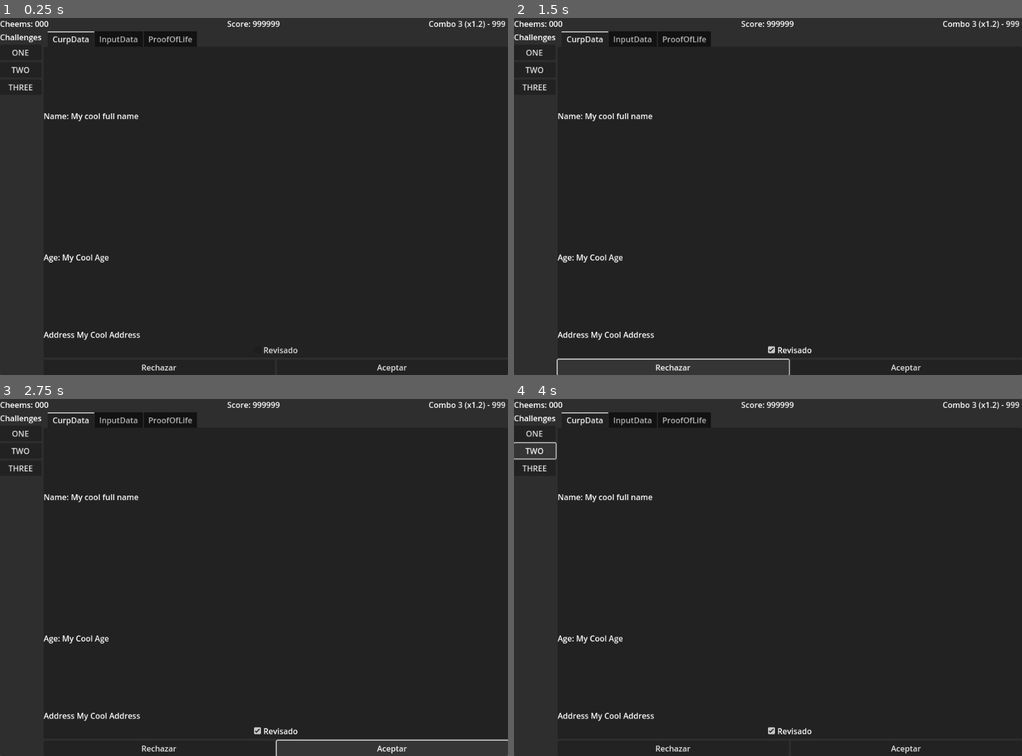
Above: before the commit, frames 1-4 (two rows, left to right).
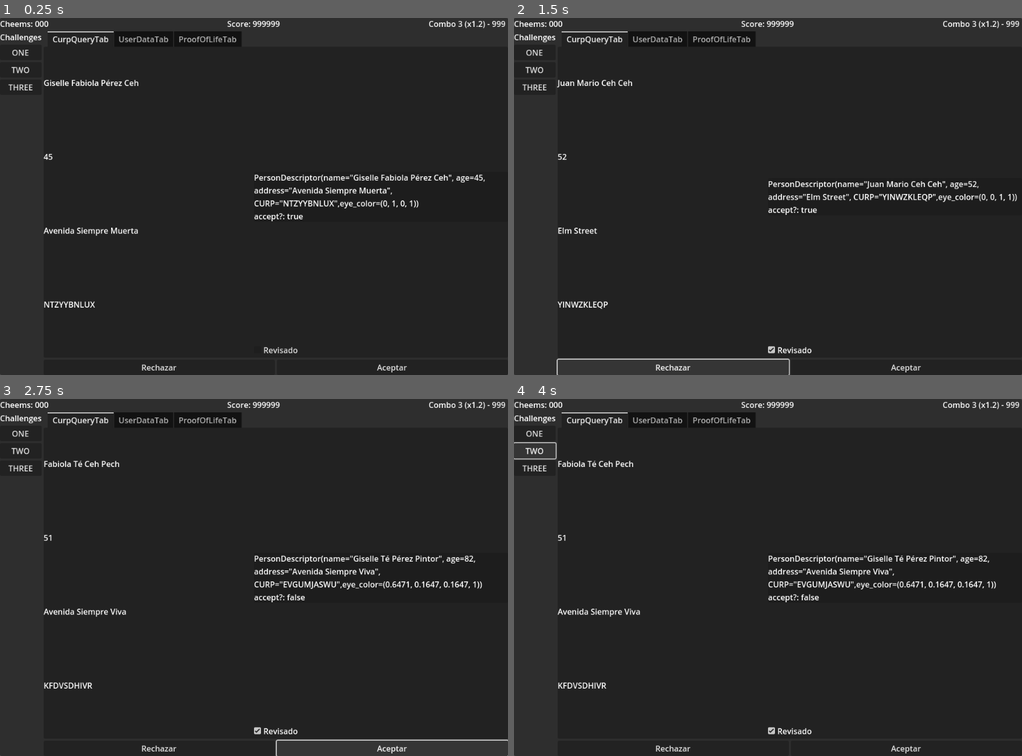
Above: after the commit, the same moments.

Repository: pyramid-seph/dash_dash_dashboard
Game: Godot game, scene res://scenes/Main.tscn
The game is run twice, just before and just after one commit, with the same random seed, the same clock (stepped at 60 frames per second) and the same inputs. The engine's default icon, where the game draws it, is replaced by a stand-in: a white triangle on a blue panel in a dark square.
Inputs:
- Up to frame 1 (0.25 s): no input
- Up to frame 2 (1.5 s): click "Revisado" at 0.5 s; click "Rechazar" at 1.25 s
- Up to frame 3 (2.75 s): click "Aceptar" at 2 s
- Up to frame 4 (4 s): click "ONE" at 2.75 s; click "TWO" at 3.5 s

The runs differ from the first frame. In frame 1, 2.6% of the frame differs, in the area x 8-96%, y 3-91%; in frame 2, 2.3%; in frame 3, 2.6%, in the area x 8-95%, y 3-91%; in frame 4, 2.6%.

Commit message:
Create challenges

Diff:
--- a/project.godot
+++ b/project.godot
@@ -18,10 +18,16 @@
 "class": &"PersonRandomizer",
 "language": &"GDScript",
 "path": "res://scenes/PersonRandomizer.gd"
+}, {
+"base": "RefCounted",
+"class": &"RequestChallenge",
+"language": &"GDScript",
+"path": "res://scenes/RequestChallenge.gd"
 }]
 _global_script_class_icons={
 "PersonDescriptor": "",
-"PersonRandomizer": ""
+"PersonRandomizer": "",
+"RequestChallenge": ""
 }
 
 [application]
--- /dev/null
+++ b/scenes/CurpQueryTab.gd
@@ -0,0 +1,23 @@
+extends VBoxContainer
+
+@onready var full_name := $FullName as Label
+@onready var age := $Age as Label
+@onready var address := $Address as Label
+@onready var curp := $Curp as Label
+
+
+var person_descriptor: PersonDescriptor:
+	get:
+		return person_descriptor
+	set(value):
+		person_descriptor = value
+		if value == null:
+			full_name.text = ""
+			age.text = ""
+			address.text = ""
+			curp.text = ""
+		else:
+			full_name.text = person_descriptor.name
+			age.text = str(person_descriptor.age)
+			address.text = person_descriptor.address
+			curp.text = person_descriptor.curp
--- /dev/null
+++ b/scenes/Gui.gd
@@ -0,0 +1,39 @@
+extends Control
+
+signal on_request_accepted
+signal on_request_rejected
+
+@onready var curp_query_tab = %CurpQueryTab
+@onready var user_data_tab = %UserDataTab
+@onready var proof_of_life_tab = %ProofOfLifeTab
+@onready var debug := $DebugPanel/Debug as Label
+@onready var pause_panel = $PausePanel
+
+
+var request_challenge: RequestChallenge:
+	get:
+		return request_challenge
+	set(value):
+		request_challenge = value
+		if value == null:
+			curp_query_tab.person_descriptor = null
+			user_data_tab.person_descriptor = null
+			proof_of_life_tab.person_descriptor = null
+			debug.text = "No challenge hass been set"
+		else:
+			curp_query_tab.person_descriptor = value.curp_query_person
+			user_data_tab.person_descriptor = value.original_person
+			proof_of_life_tab.person_descriptor = value.proof_of_life_person
+			debug.text = "\n".join([str(value.original_person), "accept?: %s" % str(value.should_be_accepted())])
+
+
+func show_pause_panel(paused: bool) -> void:
+	pause_panel.visible = paused
+
+
+func _on_accept_button_pressed() -> void:
+	on_request_accepted.emit()
+
+
+func _on_reject_button_pressed() -> void:
+	on_request_rejected.emit()
--- a/scenes/Gui.tscn
+++ b/scenes/Gui.tscn
@@ -1,15 +1,21 @@
-[gd_scene load_steps=2 format=3 uid="uid://dkrfe2vld0pi1"]
-
+[gd_scene load_steps=6 format=3 uid="uid://dkrfe2vld0pi1"]
+
+[ext_resource type="Script" path="res://scenes/Gui.gd" id="1_6yfmw"]
 [ext_resource type="Texture2D" uid="uid://227gbl66x60u" path="res://assets/icon.svg" id="1_vrsff"]
+[ext_resource type="Script" path="res://scenes/CurpQueryTab.gd" id="2_kph81"]
+[ext_resource type="Script" path="res://scenes/UserDataTab.gd" id="3_g15n0"]
+[ext_resource type="Script" path="res://scenes/ProofOfLifeTab.gd" id="4_1il7u"]
 
 [node name="GUI" type="Control"]
 layout_mode = 3
 anchors_preset = 15
 anchor_right = 1.0
 anchor_bottom = 1.0
+grow_horizontal = 2
+grow_vertical = 2
+script = ExtResource("1_6yfmw")
 
 [node name="PanelContainer" type="PanelContainer" parent="."]
-layout_mode = 1
 anchors_preset = 15
 anchor_right = 1.0
 anchor_bottom = 1.0
@@ -17,28 +23,24 @@
 grow_vertical = 2
 
 [node name="VBoxContainer" type="VBoxContainer" parent="PanelContainer"]
-layout_mode = 2
 offset_right = 1024.0
 offset_bottom = 720.0
 grow_horizontal = 2
 grow_vertical = 2
 
 [node name="HUD" type="HBoxContainer" parent="PanelContainer/VBoxContainer"]
-layout_mode = 2
 offset_right = 1024.0
 offset_bottom = 26.0
 size_flags_vertical = 0
 alignment = 1
 
 [node name="Cheems" type="Label" parent="PanelContainer/VBoxContainer/HUD"]
-layout_mode = 2
 offset_right = 338.0
 offset_bottom = 26.0
 size_flags_horizontal = 3
 text = "Cheems: 000"
 
 [node name="Score" type="Label" parent="PanelContainer/VBoxContainer/HUD"]
-layout_mode = 2
 offset_left = 342.0
 offset_right = 681.0
 offset_bottom = 26.0
@@ -47,7 +49,6 @@
 horizontal_alignment = 1
 
 [node name="ComboCounter" type="Label" parent="PanelContainer/VBoxContainer/HUD"]
-layout_mode = 2
 offset_left = 685.0
 offset_right = 1024.0
 offset_bottom = 26.0
@@ -56,90 +57,89 @@
 horizontal_alignment = 2
 
 [node name="GridContainer" type="HBoxContainer" parent="PanelContainer/VBoxContainer"]
-layout_mode = 2
 offset_top = 30.0
 offset_right = 1024.0
 offset_bottom = 720.0
 size_flags_vertical = 3
 
 [node name="ChallengeButtons" type="VBoxContainer" parent="PanelContainer/VBoxContainer/GridContainer"]
-layout_mode = 2
 offset_right = 84.0
 offset_bottom = 690.0
 
 [node name="ChallengesLabel" type="Label" parent="PanelContainer/VBoxContainer/GridContainer/ChallengeButtons"]
-layout_mode = 2
 offset_right = 84.0
 offset_bottom = 26.0
 text = "Challenges"
 
 [node name="ChallengeOneButton" type="Button" parent="PanelContainer/VBoxContainer/GridContainer/ChallengeButtons"]
-layout_mode = 2
 offset_top = 30.0
 offset_right = 84.0
 offset_bottom = 61.0
 text = "ONE"
 
 [node name="ChallengeTwoButton" type="Button" parent="PanelContainer/VBoxContainer/GridContainer/ChallengeButtons"]
-layout_mode = 2
 offset_top = 65.0
 offset_right = 84.0
 offset_bottom = 96.0
 text = "TWO"
 
 [node name="ChallengeThreeButton" type="Button" parent="PanelContainer/VBoxContainer/GridContainer/ChallengeButtons"]
-layout_mode = 2
 offset_top = 100.0
 offset_right = 84.0
 offset_bottom = 131.0
 text = "THREE"
 
 [node name="VBoxContainer" type="VBoxContainer" parent="PanelContainer/VBoxContainer/GridContainer"]
-layout_mode = 2
 offset_left = 88.0
 offset_right = 1024.0
 offset_bottom = 690.0
 size_flags_horizontal = 3
 
 [node name="ChallengeTabs" type="TabContainer" parent="PanelContainer/VBoxContainer/GridContainer/VBoxContainer"]
-layout_mode = 2
 offset_right = 936.0
 offset_bottom = 655.0
 size_flags_horizontal = 3
 size_flags_vertical = 3
 
-[node name="CurpData" type="VBoxContainer" parent="PanelContainer/VBoxContainer/GridContainer/VBoxContainer/ChallengeTabs"]
-layout_mode = 2
+[node name="CurpQueryTab" type="VBoxContainer" parent="PanelContainer/VBoxContainer/GridContainer/VBoxContainer/ChallengeTabs"]
+unique_name_in_owner = true
 anchors_preset = 15
 anchor_right = 1.0
 anchor_bottom = 1.0
 offset_top = 31.0
-
-[node name="FullName" type="Label" parent="PanelContainer/VBoxContainer/GridContainer/VBoxContainer/ChallengeTabs/CurpData"]
-layout_mode = 2
-offset_top = 125.0
-offset_right = 936.0
-offset_bottom = 151.0
+grow_horizontal = 2
+grow_vertical = 2
+script = ExtResource("2_kph81")
+
+[node name="FullName" type="Label" parent="PanelContainer/VBoxContainer/GridContainer/VBoxContainer/ChallengeTabs/CurpQueryTab"]
+offset_top = 59.0
+offset_right = 936.0
+offset_bottom = 85.0
 size_flags_vertical = 6
 text = "Name: My cool full name"
 
-[node name="Age" type="Label" parent="PanelContainer/VBoxContainer/GridContainer/VBoxContainer/ChallengeTabs/CurpData"]
-layout_mode = 2
-offset_top = 407.0
-offset_right = 936.0
-offset_bottom = 433.0
+[node name="Age" type="Label" parent="PanelContainer/VBoxContainer/GridContainer/VBoxContainer/ChallengeTabs/CurpQueryTab"]
+offset_top = 207.0
+offset_right = 936.0
+offset_bottom = 233.0
 size_flags_vertical = 6
 text = "Age: My Cool Age"
 
-[node name="Address" type="Label" parent="PanelContainer/VBoxContainer/GridContainer/VBoxContainer/ChallengeTabs/CurpData"]
-layout_mode = 2
-offset_top = 563.0
-offset_right = 936.0
-offset_bottom = 589.0
-text = "Address My Cool Address"
-
-[node name="CheckBox" type="CheckBox" parent="PanelContainer/VBoxContainer/GridContainer/VBoxContainer/ChallengeTabs/CurpData"]
-layout_mode = 2
+[node name="Address" type="Label" parent="PanelContainer/VBoxContainer/GridContainer/VBoxContainer/ChallengeTabs/CurpQueryTab"]
+offset_top = 355.0
+offset_right = 936.0
+offset_bottom = 381.0
+size_flags_vertical = 6
+text = "Address My Cool Address"
+
+[node name="Curp" type="Label" parent="PanelContainer/VBoxContainer/GridContainer/VBoxContainer/ChallengeTabs/CurpQueryTab"]
+offset_top = 503.0
+offset_right = 936.0
+offset_bottom = 529.0
+size_flags_vertical = 6
+text = "Address My Cool Address"
+
+[node name="Reviewed" type="CheckBox" parent="PanelContainer/VBoxContainer/GridContainer/VBoxContainer/ChallengeTabs/CurpQueryTab"]
 offset_left = 419.0
 offset_top = 593.0
 offset_right = 517.0
@@ -147,76 +147,82 @@
 size_flags_horizontal = 4
 text = "Revisado"
 
-[node name="InputData" type="VBoxContainer" parent="PanelContainer/VBoxContainer/GridContainer/VBoxContainer/ChallengeTabs"]
+[node name="UserDataTab" type="VBoxContainer" parent="PanelContainer/VBoxContainer/GridContainer/VBoxContainer/ChallengeTabs"]
+unique_name_in_owner = true
 visible = false
-layout_mode = 2
 offset_right = 40.0
 offset_bottom = 40.0
-
-[node name="FullName" type="Label" parent="PanelContainer/VBoxContainer/GridContainer/VBoxContainer/ChallengeTabs/InputData"]
-layout_mode = 2
-offset_right = 195.0
+script = ExtResource("3_g15n0")
+
+[node name="FullName" type="Label" parent="PanelContainer/VBoxContainer/GridContainer/VBoxContainer/ChallengeTabs/UserDataTab"]
+offset_right = 234.0
 offset_bottom = 26.0
 size_flags_vertical = 6
 text = "Name: My othercool full name"
 
-[node name="Age" type="Label" parent="PanelContainer/VBoxContainer/GridContainer/VBoxContainer/ChallengeTabs/InputData"]
-layout_mode = 2
+[node name="Age" type="Label" parent="PanelContainer/VBoxContainer/GridContainer/VBoxContainer/ChallengeTabs/UserDataTab"]
 offset_top = 30.0
-offset_right = 195.0
+offset_right = 234.0
 offset_bottom = 56.0
 size_flags_vertical = 6
 text = "Age: My Cool Age"
 
-[node name="Address" type="Label" parent="PanelContainer/VBoxContainer/GridContainer/VBoxContainer/ChallengeTabs/InputData"]
-layout_mode = 2
+[node name="Address" type="Label" parent="PanelContainer/VBoxContainer/GridContainer/VBoxContainer/ChallengeTabs/UserDataTab"]
 offset_top = 60.0
-offset_right = 195.0
+offset_right = 234.0
 offset_bottom = 86.0
-text = "Address My Cool Address"
-
-[node name="CheckBox" type="CheckBox" parent="PanelContainer/VBoxContainer/GridContainer/VBoxContainer/ChallengeTabs/InputData"]
-layout_mode = 2
-offset_left = 48.0
+size_flags_vertical = 6
+text = "Address My Cool Address"
+
+[node name="Curp" type="Label" parent="PanelContainer/VBoxContainer/GridContainer/VBoxContainer/ChallengeTabs/UserDataTab"]
+offset_top = 503.0
+offset_right = 936.0
+offset_bottom = 529.0
+size_flags_vertical = 6
+text = "Address My Cool Address"
+
+[node name="Reviewed" type="CheckBox" parent="PanelContainer/VBoxContainer/GridContainer/VBoxContainer/ChallengeTabs/UserDataTab"]
+offset_left = 68.0
 offset_top = 90.0
-offset_right = 146.0
+offset_right = 166.0
 offset_bottom = 121.0
 size_flags_horizontal = 4
 size_flags_vertical = 8
 text = "Revisado"
 
-[node name="ProofOfLife" type="VBoxContainer" parent="PanelContainer/VBoxContainer/GridContainer/VBoxContainer/ChallengeTabs"]
+[node name="ProofOfLifeTab" type="VBoxContainer" parent="PanelContainer/VBoxContainer/GridContainer/VBoxContainer/ChallengeTabs"]
+unique_name_in_owner = true
 visible = false
-layout_mode = 2
 offset_right = 40.0
 offset_bottom = 40.0
-
-[node name="Video" type="CenterContainer" parent="PanelContainer/VBoxContainer/GridContainer/VBoxContainer/ChallengeTabs/ProofOfLife"]
-layout_mode = 2
-offset_right = 40.0
-offset_bottom = 40.0
+script = ExtResource("4_1il7u")
+
+[node name="Video" type="CenterContainer" parent="PanelContainer/VBoxContainer/GridContainer/VBoxContainer/ChallengeTabs/ProofOfLifeTab"]
+offset_right = 128.0
+offset_bottom = 128.0
 size_flags_vertical = 3
 
-[node name="TextureRect" type="TextureRect" parent="PanelContainer/VBoxContainer/GridContainer/VBoxContainer/ChallengeTabs/ProofOfLife/Video"]
-layout_mode = 2
-offset_left = 20.0
-offset_top = 20.0
-offset_right = 20.0
-offset_bottom = 20.0
+[node name="TextureRect" type="TextureRect" parent="PanelContainer/VBoxContainer/GridContainer/VBoxContainer/ChallengeTabs/ProofOfLifeTab/Video"]
+offset_right = 128.0
+offset_bottom = 128.0
 texture = ExtResource("1_vrsff")
 
-[node name="CheckBox" type="CheckBox" parent="PanelContainer/VBoxContainer/GridContainer/VBoxContainer/ChallengeTabs/ProofOfLife"]
-layout_mode = 2
-offset_left = 48.0
-offset_top = 90.0
-offset_right = 146.0
-offset_bottom = 121.0
+[node name="DebugText" type="Label" parent="PanelContainer/VBoxContainer/GridContainer/VBoxContainer/ChallengeTabs/ProofOfLifeTab"]
+offset_top = 132.0
+offset_right = 128.0
+offset_bottom = 158.0
+text = "Debug Text"
+
+[node name="Reviewed" type="CheckBox" parent="PanelContainer/VBoxContainer/GridContainer/VBoxContainer/ChallengeTabs/ProofOfLifeTab"]
+offset_left = 15.0
+offset_top = 162.0
+offset_right = 113.0
+offset_bottom = 193.0
 size_flags_horizontal = 4
 size_flags_vertical = 8
 text = "Revisado"
 
 [node name="CommitmentButtons" type="HBoxContainer" parent="PanelContainer/VBoxContainer/GridContainer/VBoxContainer"]
-layout_mode = 2
 offset_top = 659.0
 offset_right = 936.0
 offset_bottom = 690.0
@@ -224,17 +230,55 @@
 grow_vertical = 0
 
 [node name="RejectButton" type="Button" parent="PanelContainer/VBoxContainer/GridContainer/VBoxContainer/CommitmentButtons"]
-layout_mode = 2
 offset_right = 466.0
 offset_bottom = 31.0
 size_flags_horizontal = 3
 text = "Rechazar"
 
 [node name="AcceptButton" type="Button" parent="PanelContainer/VBoxContainer/GridContainer/VBoxContainer/CommitmentButtons"]
-layout_mode = 2
 offset_left = 470.0
 offset_right = 936.0
 offset_bottom = 31.0
 size_flags_horizontal = 3
 text = "Aceptar
 "
+
+[node name="DebugPanel" type="PanelContainer" parent="."]
+custom_minimum_size = Vector2(512, 0)
+anchors_preset = 6
+anchor_left = 1.0
+anchor_top = 0.5
+anchor_right = 1.0
+anchor_bottom = 0.5
+offset_left = -512.0
+offset_top = -20.0
+offset_bottom = 20.0
+grow_horizontal = 0
+grow_vertical = 2
+
+[node name="Debug" type="Label" parent="DebugPanel"]
+offset_right = 512.0
+offset_bottom = 40.0
+size_flags_vertical = 1
+text = "DEBUG TEXT"
+autowrap_mode = 3
+
+[node name="PausePanel" type="PanelContainer" parent="."]
+process_mode = 3
+visible = false
+anchors_preset = 15
+anchor_right = 1.0
+anchor_bottom = 1.0
+grow_horizontal = 2
+grow_vertical = 2
+
+[node name="Pause" type="Label" parent="PausePanel"]
+offset_top = 8.0
+offset_right = 40.0
+offset_bottom = 31.0
+text = "PAUSA"
+horizontal_alignment = 1
+vertical_alignment = 1
+
+[connection signal="pressed" from="PanelContainer/VBoxContainer/GridContainer/VBoxContainer/CommitmentButtons/RejectButton" to="." method="_on_reject_button_pressed"]
+[connection signal="pressed" from="PanelContainer/VBoxContainer/GridContainer/VBoxContainer/CommitmentButtons/AcceptButton" to="." method="_on_accept_button_pressed"]
--- a/scenes/Main.gd
+++ b/scenes/Main.gd
@@ -1,57 +1,86 @@
 extends Node
 
-#05. signals
 
-#06. enums
 enum GameState {
 	PLAYING,
 	GAME_OVER,
 }
 
-#07. constants
-#08. exported variables
 
 @export var stamina_depletion_rate: int = 0
 @export var stamina_gain_rate: int = 0
 @export var stamina_gain_per_correct_answer: int = 0
 @export var points_per_correct_answer: int = 100
 
-#09. public variables
+var _game_state: GameState = GameState.PLAYING
+var _current_request_challenge: RequestChallenge:
+	get:
+		return _current_request_challenge
+	set(value):
+		_current_request_challenge = value
+		gui.request_challenge = value
 
-#10. private variables
-var _game_state: GameState = GameState.PLAYING
-
-#11. onready variables
-@onready var world: Node2D = $World
 @onready var timer: Timer = $Timer
-@onready var gui: Node = $GUI
+@onready var gui := $GUI
 @onready var person_randomizer: PersonRandomizer = $PersonRandomizer
 
-#12. optional built-in virtual _init method
 
-#13. built-in virtual _ready method
 func _ready() -> void:
-	# Randomize person
-	_create_challenge()
-	# Create check ui
-		# decide if curp check is correct. Checking CURP requires some time
-			# if not, fake one or more data
-		# decide if ine is correct
-			# if not, fake one or more data
-	# Wait for the user to mark if it is right
-	# Evaluate their decision
-	# If right add points
-	# if not right, deduce some stamina
-	# game ends if time runs out
-	pass
+	_setup_next_request_challenge()
 
-#14. remaining built-in virtual methods
+
 func _unhandled_input(event) -> void:
 	if event.is_action_pressed("pause") and _game_state == GameState.PLAYING:
 		get_tree().paused = !get_tree().paused
+		gui.show_pause_panel(get_tree().paused)
 
 
-#15. public methods
-#16. private methods
-func _create_challenge() -> void:
-	pass
+func _create_request_challenge() -> RequestChallenge:
+	var person: PersonDescriptor = person_randomizer.create_random_person()
+	var challenge: RequestChallenge = RequestChallenge.new()
+	challenge.original_person = person
+	if randi() % 2 == 0:
+		challenge.curp_query_person = person
+		challenge.proof_of_life_person = person
+	else:
+		var other_person: PersonDescriptor
+		for _i in 5:
+			other_person = person_randomizer.create_random_person()
+			if not other_person.is_equal_to(person):
+				break
+
+		if randi() % 2 == 0:
+			challenge.curp_query_person = other_person
+			challenge.proof_of_life_person = person
+		else:
+			challenge.curp_query_person = person
+			challenge.proof_of_life_person = other_person
+	return challenge
+
+
+func _setup_next_request_challenge() -> void:
+	_current_request_challenge = _create_request_challenge()
+
+
+func _on_gui_on_request_rejected() -> void:
+	if _current_request_challenge == null:
+		print("No challenge to check. This should not happen.")
+		return
+	if _current_request_challenge.should_be_accepted():
+		print("You lose! ")
+	else:
+		print("You win! ")
+	_current_request_challenge = _create_request_challenge()
+
+
+func _on_gui_on_request_accepted() -> void:
+	if _current_request_challenge == null:
+		print("No challenge to check. Skipping.")
+		_setup_next_request_challenge()
+		return
+
+	if _current_request_challenge.should_be_accepted():
+		print("You win! ")
+	else:
+		print("You lose! ")
+	_setup_next_request_challenge()
--- a/scenes/Main.tscn
+++ b/scenes/Main.tscn
@@ -10,13 +10,12 @@
 
 [node name="PersonRandomizer" parent="." instance=ExtResource("2_iq7nc")]
 
-[node name="World" type="Node2D" parent="."]
-process_mode = 1
-
 [node name="Timer" type="Timer" parent="."]
 process_mode = 1
 one_shot = true
 
 [node name="GUI" parent="." instance=ExtResource("3_7318c")]
-grow_horizontal = 2
-grow_vertical = 2
+process_mode = 1
+
+[connection signal="on_request_accepted" from="GUI" to="." method="_on_gui_on_request_accepted"]
+[connection signal="on_request_rejected" from="GUI" to="." method="_on_gui_on_request_rejected"]
--- /dev/null
+++ b/scenes/ProofOfLifeTab.gd
@@ -0,0 +1,14 @@
+extends VBoxContainer
+
+@onready var debug_text := $DebugText as Label
+
+
+var person_descriptor: PersonDescriptor:
+	get:
+		return person_descriptor
+	set(value):
+		person_descriptor = value
+		if person_descriptor == null:
+			debug_text.text = ""
+		else:
+			debug_text.text = str(person_descriptor)
--- /dev/null
+++ b/scenes/RequestChallenge.gd
@@ -0,0 +1,10 @@
+class_name RequestChallenge
+extends RefCounted
+
+var curp_query_person: PersonDescriptor
+var original_person: PersonDescriptor
+var proof_of_life_person: PersonDescriptor
+
+func should_be_accepted() -> bool:
+	return curp_query_person.is_equal_to(original_person) && \
+		proof_of_life_person.is_equal_to(original_person)
--- /dev/null
+++ b/scenes/UserDataTab.gd
@@ -0,0 +1,23 @@
+extends VBoxContainer
+
+@onready var full_name := $FullName as Label
+@onready var age := $Age as Label
+@onready var address := $Address as Label
+@onready var curp := $Curp as Label
+
+
+var person_descriptor: PersonDescriptor:
+	get:
+		return person_descriptor
+	set(value):
+		person_descriptor = value
+		if value == null:
+			full_name.text = ""
+			age.text = ""
+			address.text = ""
+			curp.text = ""
+		else:
+			full_name.text = person_descriptor.name
+			age.text = str(person_descriptor.age)
+			address.text = person_descriptor.address
+			curp.text = person_descriptor.curp
